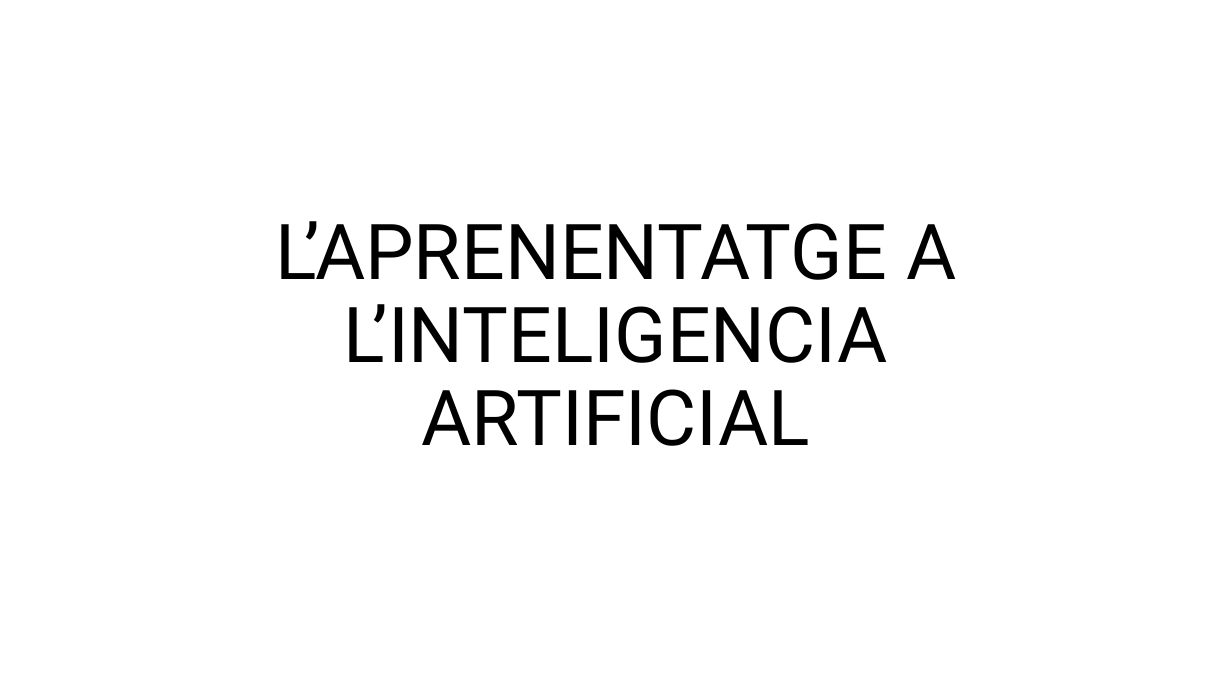
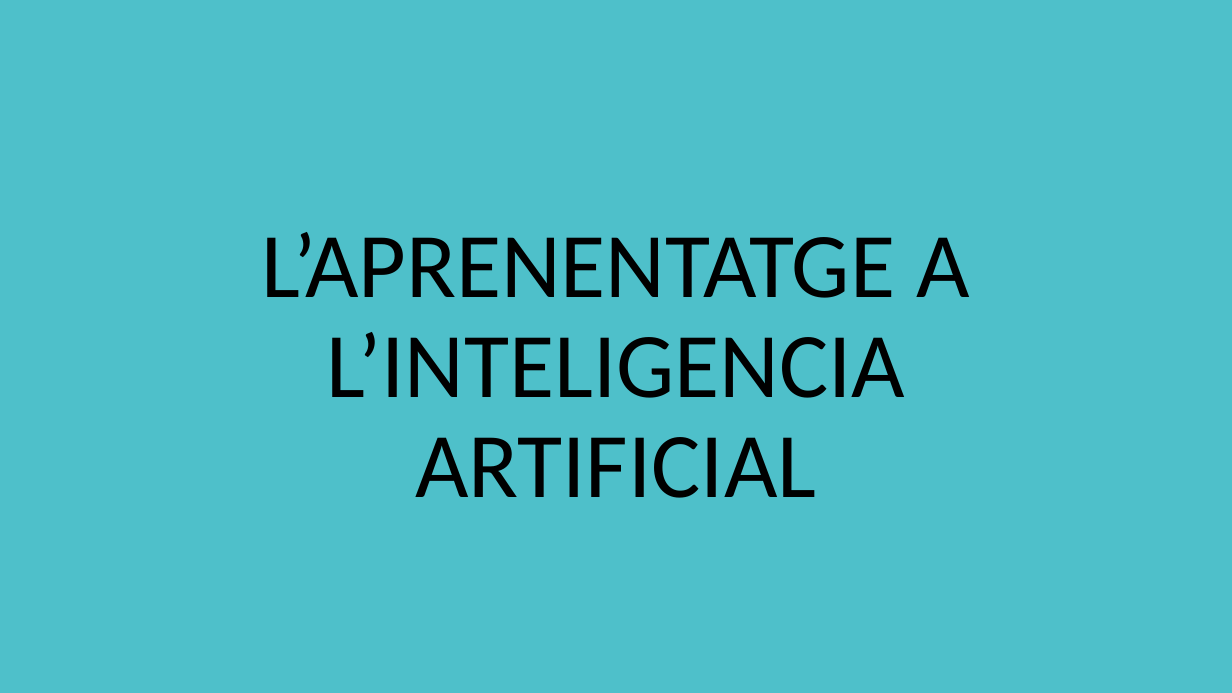
Before and after one commit to FerrerJan/Treball-de-Recerca-IA, a slide deck: slide 1 of TR_ESCRIT/PPT_Teo.pptx. Drawn at 1232x693 pixels with LibreOffice and Linux fonts; fonts in the diff are those of the drawing. Boxes give left, top, right and bottom in pixels: in the first picture for what was removed or moved away, otherwise in the second. Text is boxed around its words. In the diff, an @@ line names an element or a change of style, - is before the commit and + after.

Commit message:
PPT TEO

```diff
--- a/TR_ESCRIT/PPT_Teo.pptx
+++ b/TR_ESCRIT/PPT_Teo.pptx
@@ background #FFFFFF to #4EC0CA @@
@@ title "L’APRENENTATGE A L’INTELIGENCIA ARTIFICIAL": place and size @@
-title "L’APRENENTATGE A L’INTELIGENCIA ARTIFICIAL" at box(275, 221, 956, 446)
+title "L’APRENENTATGE A L’INTELIGENCIA ARTIFICIAL" at box(262, 232, 969, 498)
@@ title "L’APRENENTATGE A L’INTELIGENCIA ARTIFICIAL" at box(262, 232, 969, 498): size 60 to 72 pt, font Roboto to Calibri @@
```
Also in this commit, not shown: 16 slides added, 1 slide removed, 27 other files.
